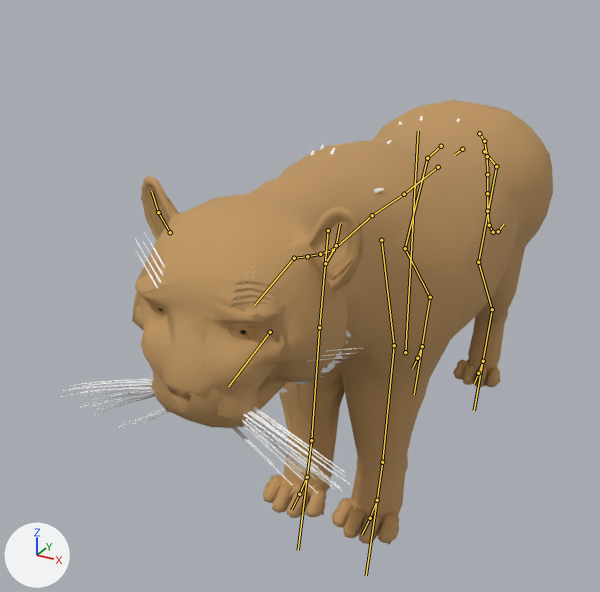
A saved change to the glTF model assets/models/fauna/own/yagua.glb.
Rendered twice from a camera (50 mm lens) standing at (0.628, -1.682, 1.128) and looking at (-0.207, -0.163, 0.369). Arrows for +X, +Y and +Z are at lower left; the lights stay in place. The older version comes first. The bones that change, and the others that lie on the model, are drawn over the model as lines.

Names of what the first picture shows: 'Yaguarete', 'Yaguarete_LOD'.
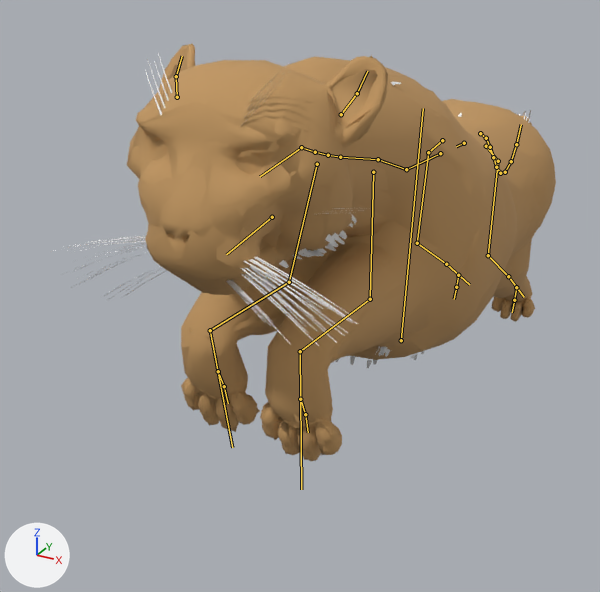
The newer file adds an action. The first version stands in its rest pose; the second is drawn at frame 10 of the action 'Fence_Leap'.

What differs and where, as boxes (x1, y1, x2, y2) in the pictures (600 x 592 px):
'Yaguarete', posed: before (60, 102, 553, 544); after (55, 44, 556, 461)
'Yaguarete_LOD', posed (7% shorter): before (132, 100, 553, 545); after (127, 44, 555, 460)
bone 'Body', root to tip: before (405, 352) to (418, 131); after (401, 340) to (423, 108)
bone 'BackLeg.L', root to tip: before (496, 166) to (478, 262); after (498, 161) to (488, 255)
bone 'BackUpperLeg.L', root to tip: before (478, 262) to (492, 309); after (488, 255) to (508, 276)
bone 'BackLowerLeg.L', root to tip: before (492, 309) to (474, 410); after (508, 276) to (524, 297)
bone 'BackLeg.R', root to tip: before (427, 158) to (405, 248); after (428, 152) to (417, 243)
bone 'BackUpperLeg.R', root to tip: before (405, 248) to (430, 297); after (417, 243) to (446, 264)
bone 'BackLowerLeg.R', root to tip: before (430, 297) to (414, 394); after (446, 264) to (469, 284)
bone 'Tail1', root to tip: before (479, 133) to (484, 141); after (480, 133) to (486, 138)
bone 'Tail2', root to tip: before (484, 141) to (487, 156); after (486, 138) to (490, 147)
bone 'Tail3', root to tip: before (487, 156) to (487, 174); after (490, 147) to (493, 157)
bone 'Tail4', root to tip: before (487, 174) to (487, 193); after (493, 157) to (496, 167)
bone 'Tail5', root to tip: before (487, 193) to (487, 211); after (496, 167) to (500, 173)
bone 'Tail6', root to tip: before (487, 211) to (489, 225); after (500, 173) to (505, 172)
bone 'Tail7', root to tip: before (489, 225) to (493, 232); after (505, 172) to (511, 161)
bone 'Tail8', root to tip: before (493, 232) to (498, 231); after (511, 161) to (516, 144)
bone 'Tail9', root to tip: before (498, 231) to (504, 223); after (516, 144) to (521, 124)
bone 'Torso2', root to tip: before (404, 194) to (372, 215); after (406, 169) to (378, 159)
bone 'FrontShoulder.L', root to tip: before (381, 240) to (394, 345); after (373, 172) to (370, 299)
bone 'FrontUpperLeg.L', root to tip: before (394, 345) to (382, 462); after (370, 299) to (300, 351)
bone 'FrontLowerLeg.L', root to tip: before (382, 462) to (366, 575); after (300, 351) to (301, 489)
bone 'FrontShoulder.R', root to tip: before (328, 230) to (319, 327); after (317, 164) to (289, 282)
bone 'FrontUpperLeg.R', root to tip: before (319, 327) to (311, 440); after (289, 282) to (210, 330)
bone 'FrontLowerLeg.R', root to tip: before (311, 440) to (298, 550); after (210, 330) to (232, 447)
bone 'Neck1', root to tip: before (333, 250) to (320, 254); after (340, 157) to (328, 155)
bone 'Neck2', root to tip: before (320, 254) to (307, 256); after (328, 155) to (315, 152)
bone 'Head', root to tip: before (294, 258) to (254, 305); after (301, 147) to (260, 176)
bone 'Ear1.L', root to tip: before (325, 263) to (336, 245); after (341, 114) to (357, 93)
bone 'Ear1.R', root to tip: before (170, 232) to (158, 212); after (177, 97) to (176, 76)
bone 'IKBackLeg.L', root to tip: before (483, 361) to (478, 373); after (516, 287) to (514, 300)
bone 'IKBackLeg.R', root to tip: before (422, 346) to (417, 358); after (458, 275) to (456, 287)
bone 'IKFrontLeg.L', root to tip: before (377, 500) to (370, 518); after (300, 399) to (305, 414)
bone 'IKFrontLeg.R', root to tip: before (307, 477) to (299, 494); after (218, 371) to (224, 386)

The change in detail:
Bone 'Body' (bone_body) moves from (0.0, 0.0, 0.0) to (0.033, 0.047, 0.0).
Bone 'Body' (bone_body) turns from (0, 0, 0) to (0, 0, 6) degrees about its own x, y and z.
Bone 'BackLeg.L' (bone_backleg_l) turns from (0, 0, 0) to (-25, 0, 2) degrees about its own x, y and z.
Bone 'BackUpperLeg.L' (bone_backupperleg_l) turns from (0, 0, 0) to (-3, 0, -1) degrees about its own x, y and z.
Bone 'BackLowerLeg.L' (bone_backlowerleg_l) turns from (0, 0, 0) to (-1, 1, 57) degrees about its own x, y and z.
Bone 'BackLeg.R' (bone_backleg_r) turns from (0, 0, 0) to (-25, 0, -2) degrees about its own x, y and z.
Bone 'BackUpperLeg.R' (bone_backupperleg_r) turns from (0, 0, 0) to (-3, 0, 1) degrees about its own x, y and z.
Bone 'BackLowerLeg.R' (bone_backlowerleg_r) turns from (0, 0, 0) to (1, -1, 57) degrees about its own x, y and z.
Bone 'Tail1' (bone_tail1) turns from (0, 0, 0) to (14, 0, 0) degrees about its own x, y and z.
Bone 'Tail2' (bone_tail2) turns from (0, 0, 0) to (12, 0, 0) degrees about its own x, y and z.
Bone 'Tail3' (bone_tail3) turns from (0, 0, 0) to (8, 0, 0) degrees about its own x, y and z.
Bone 'Tail4' (bone_tail4) turns from (0, 0, 0) to (0, 0, -7) degrees about its own x, y and z.
Bone 'Tail5' (bone_tail5) turns from (0, 0, 0) to (0, 0, -8) degrees about its own x, y and z.
Bone 'Tail6' (bone_tail6) turns from (0, 0, 0) to (8, 0, 0) degrees about its own x, y and z.
Bone 'Tail7' (bone_tail7) turns from (0, 0, 0) to (7, 1, -1) degrees about its own x, y and z.
Bone 'Tail8' (bone_tail8) turns from (0, 0, 0) to (6, 0, -1) degrees about its own x, y and z.
Bone 'Tail9' (bone_tail9) turns from (0, 0, 0) to (4, 0, -1) degrees about its own x, y and z.
Bone 'Torso2' (bone_torso2) turns from (0, 0, 0) to (14, 0, 0) degrees about its own x, y and z.
Bone 'FrontShoulder.L' (bone_frontshoulder_l) moves from (0.0, 0.0, 0.0) to (-0.041, 0.01, -0.052).
Bone 'FrontUpperLeg.L' (bone_frontupperleg_l) turns from (0, 0, 0) to (0, 0, -66) degrees about its own x, y and z.
Bone 'FrontLowerLeg.L' (bone_frontlowerleg_l) turns from (0, 0, 0) to (0, 0, 101) degrees about its own x, y and z.
Bone 'FrontShoulder.R' (bone_frontshoulder_r) moves from (0.0, 0.0, 0.0) to (-0.041, 0.01, 0.052).
Bone 'FrontUpperLeg.R' (bone_frontupperleg_r) turns from (0, 0, 0) to (0, 0, -65) degrees about its own x, y and z.
Bone 'FrontLowerLeg.R' (bone_frontlowerleg_r) turns from (0, 0, 0) to (0, 0, 110) degrees about its own x, y and z.
Bone 'Neck1' (bone_neck1) turns from (0, 0, 0) to (-14, 0, 0) degrees about its own x, y and z.
Bone 'Neck2' (bone_neck2) turns from (0, 0, 0) to (-1, 0, 0) degrees about its own x, y and z.
Bone 'Head' (bone_head) turns from (0, 0, 0) to (4, 0, 0) degrees about its own x, y and z.
Bone 'Ear1.L' (bone_ear1_l) turns from (0, 0, 0) to (8, -10, 28) degrees about its own x, y and z.
Bone 'Ear1.R' (bone_ear1_r) turns from (0, 0, 0) to (8, 10, -28) degrees about its own x, y and z.
Bone 'IKBackLeg.L' (bone_ikbackleg_l) moves from (0.0, 0.0, 0.0) to (-0.002, -0.303, -0.08).
Bone 'IKBackLeg.L' (bone_ikbackleg_l) turns from (0, 0, 0) to (-40, 0, 0) degrees about its own x, y and z.
Bone 'IKBackLeg.R' (bone_ikbackleg_r) moves from (0.0, 0.0, 0.0) to (0.002, -0.309, -0.079).
Bone 'IKBackLeg.R' (bone_ikbackleg_r) turns from (0, 0, 0) to (-40, 0, 0) degrees about its own x, y and z.
Bone 'IKFrontLeg.L' (bone_ikfrontleg_l) moves from (0.0, 0.0, 0.0) to (0.0, 0.045, 0.53).
Bone 'IKFrontLeg.L' (bone_ikfrontleg_l) turns from (0, 0, 0) to (-80, 0, 0) degrees about its own x, y and z.
Bone 'IKFrontLeg.R' (bone_ikfrontleg_r) moves from (0.0, 0.0, 0.0) to (0.0, 0.034, 0.52).
Bone 'IKFrontLeg.R' (bone_ikfrontleg_r) turns from (0, 0, 0) to (-80, 0, 0) degrees about its own x, y and z.
